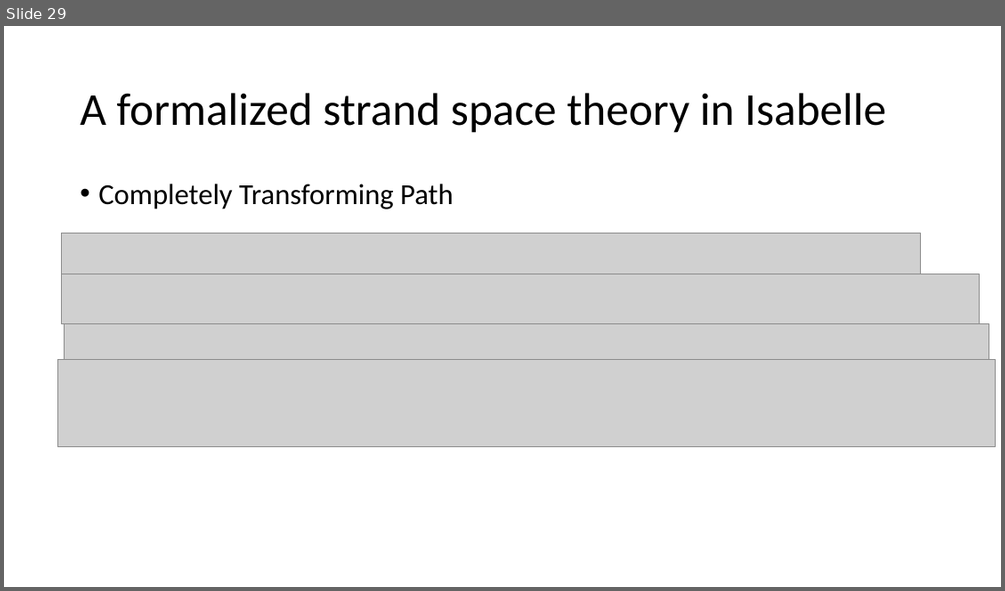
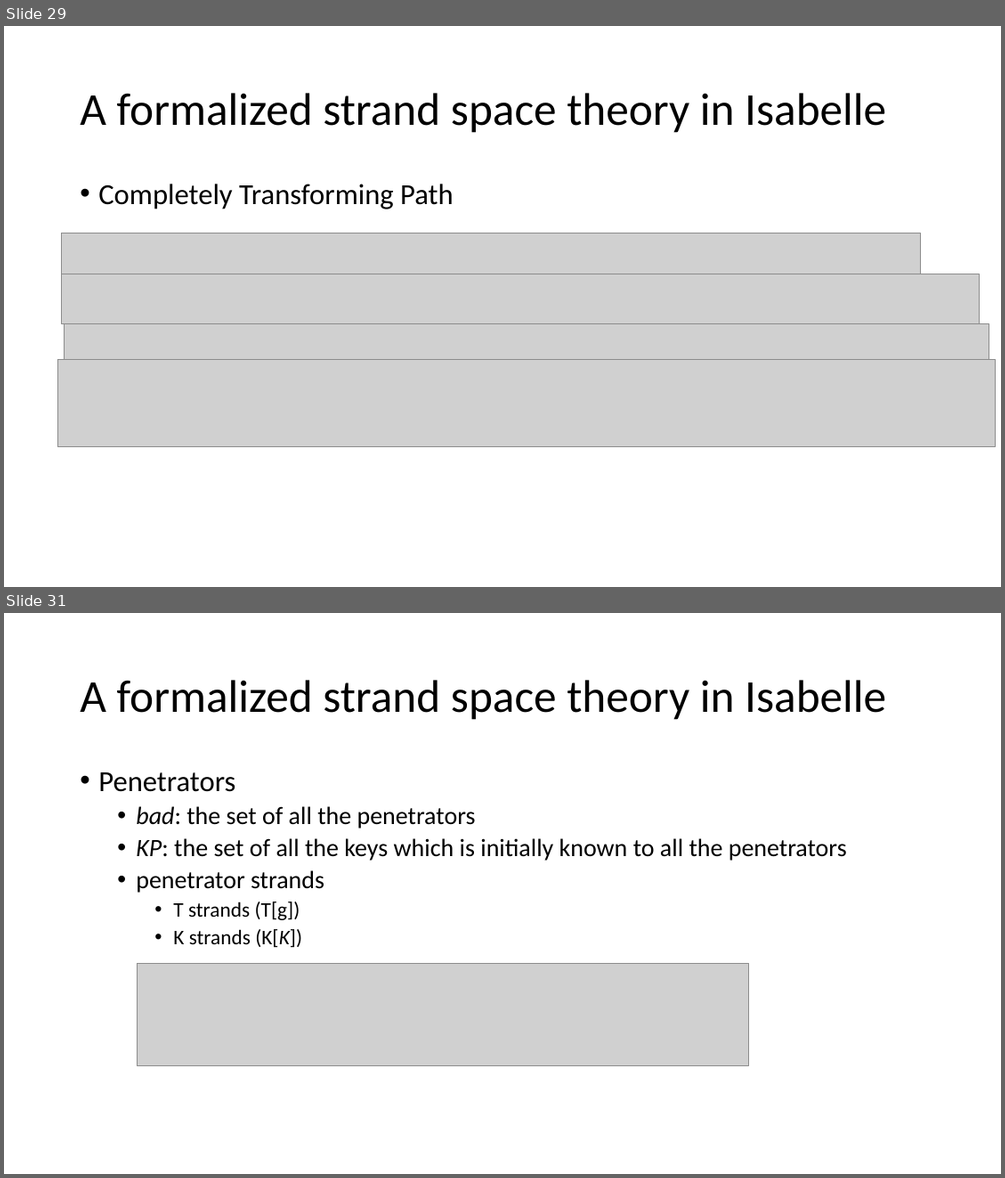
Before and after one commit to bacmive/paper_notes, a slide deck: notes7-strand space.pptx. Shown one above the other, each under a label of ours: slide 29 before the commit, slides 29 and 31 after it; the slides between them are not shown. The pictures are 1005x591 and 1005x1178 pixels, drawn with LibreOffice and Linux fonts; fonts in the diff are those of the drawing; grey boxes stand for pictures. Boxes give left, top, right and bottom in pixels: in the first picture for what was removed or moved away, otherwise in the second. Text is boxed around its words. In the diff, an @@ line names an element or a change of style, - is before the commit and + after.

Commit message:
strand

```diff
--- a/notes7-strand space.pptx
+++ b/notes7-strand space.pptx
@@ slide 31 added at [4, 613, 1001, 1174], background #FFFFFF @@
@@ title added at [80, 680, 886, 720], 44 pt, text #000000 @@
+A formalized strand space theory in Isabelle
@@ text added at [98, 772, 847, 948], 24 pt, text #000000 @@
+• Penetrators
+  • bad: the set of all the penetrators
+  • KP: the set of all the keys which is initially known to all the penetrators
+  • penetrator strands
+    • T strands (T[g])
+    • K strands (K[K])
@@ picture added at [138, 964, 749, 1065] @@
```
Also in this commit, not shown: 1 slide changed, 4 other slides added, 1 slide removed.
